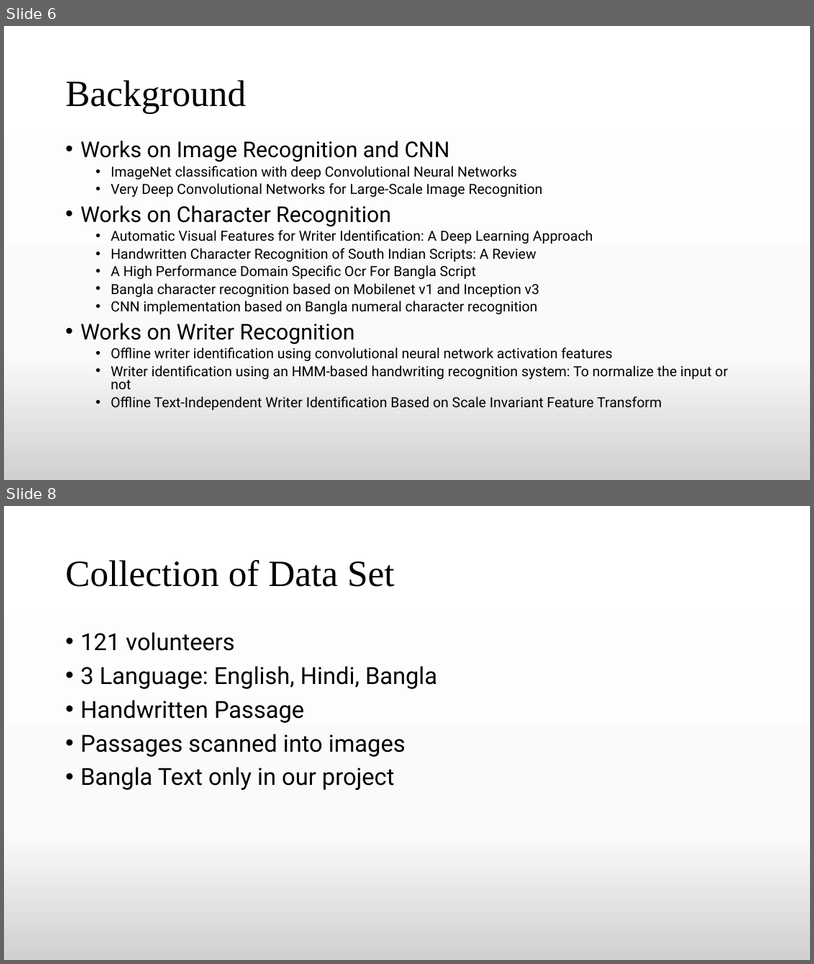
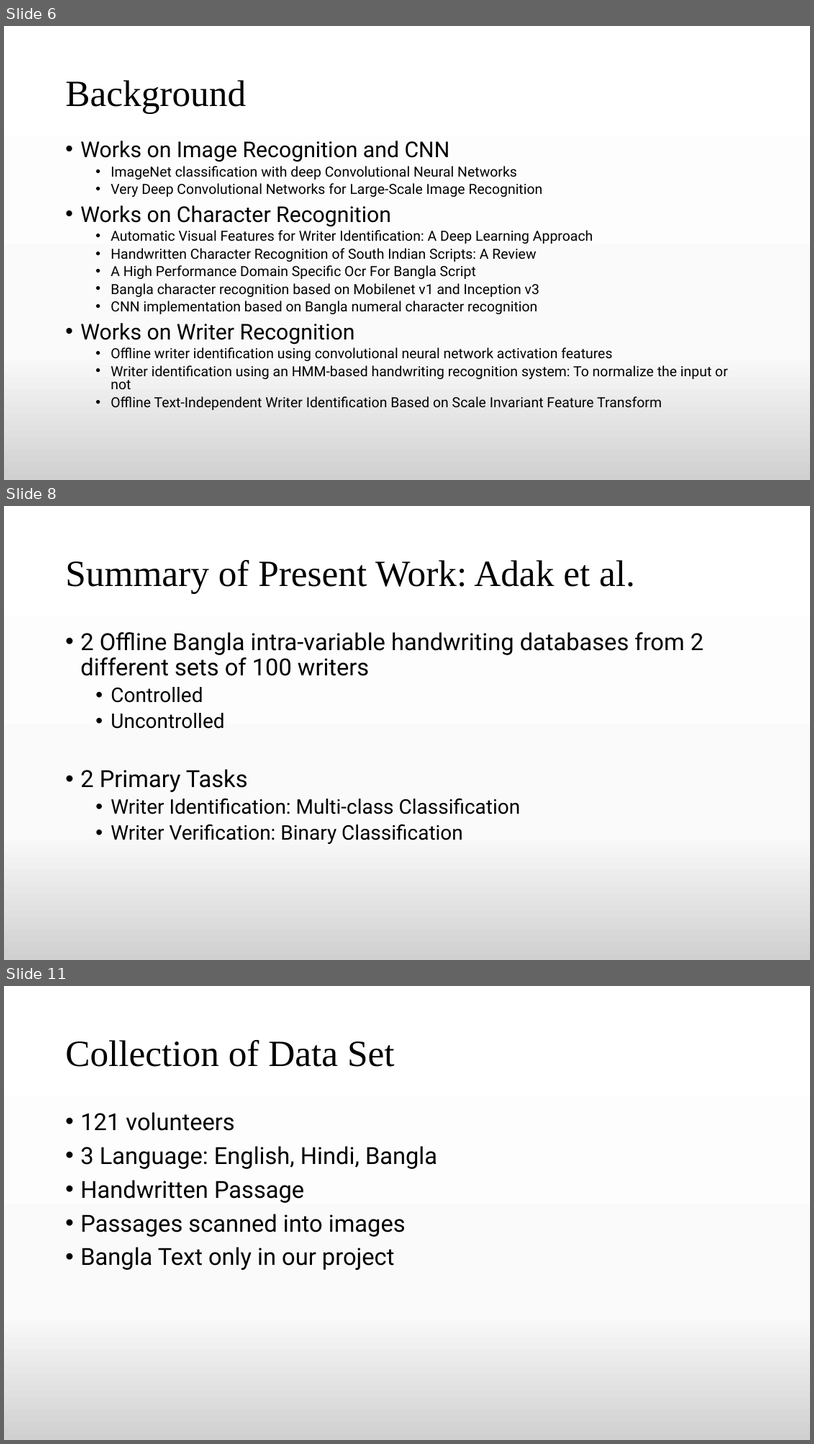
Before and after one commit to TheAnonymousMan/local-language-recognition-gcelt-class-2021, a slide deck: Documentation/4th Year Project Presentation.pptx. Shown one above the other, each under a label of ours: slides 6 and 8 before the commit, slides 6, 8 and 11 after it; the slides between them are not shown. The pictures are 814x964 and 814x1444 pixels, drawn with LibreOffice and Linux fonts; fonts in the diff are those of the drawing. Boxes give left, top, right and bottom in pixels: in the first picture for what was removed or moved away, otherwise in the second. Text is boxed around its words. In the diff, an @@ line names an element or a change of style, - is before the commit and + after.

```diff
--- a/Documentation/4th Year Project Presentation.pptx
+++ b/Documentation/4th Year Project Presentation.pptx
@@ slide 8 added at <box>4,506,810,960</box>, background gradient #FFFFFF to #FBFBFB to #D1D1D1 @@
@@ title added at <box>65,560,635,593</box>, 44 pt, text #000000 @@
+Summary of Present Work: Adak et al.
@@ text added at <box>80,632,704,844</box>, 24 pt, text #000000 @@
+• 2 Offline Bangla intra-variable handwriting databases from 2 different sets of 100 writers
+  • Controlled
+  • Uncontrolled
+• 2 Primary Tasks
+  • Writer Identification: Multi-class Classification
+  • Writer Verification: Binary Classification
@@ what was slide 8 is now slide 11 @@
```
Also in this commit, not shown: 1 slide changed, 2 other slides added, 2 other files.
